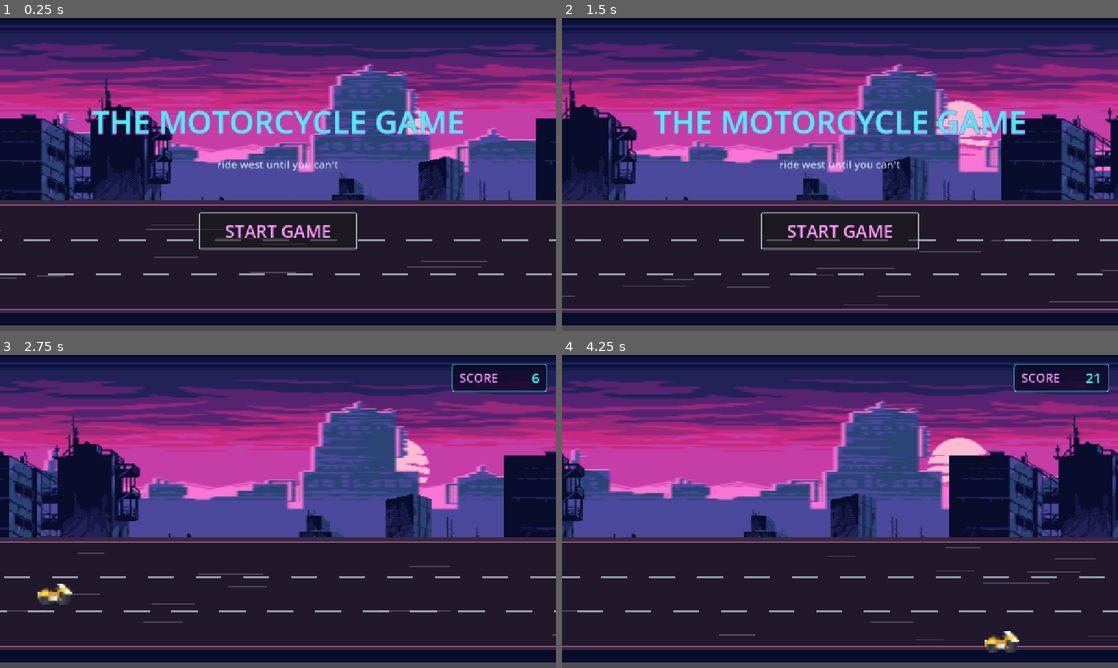
Above: before the commit, frames 1-4 (two rows, left to right).
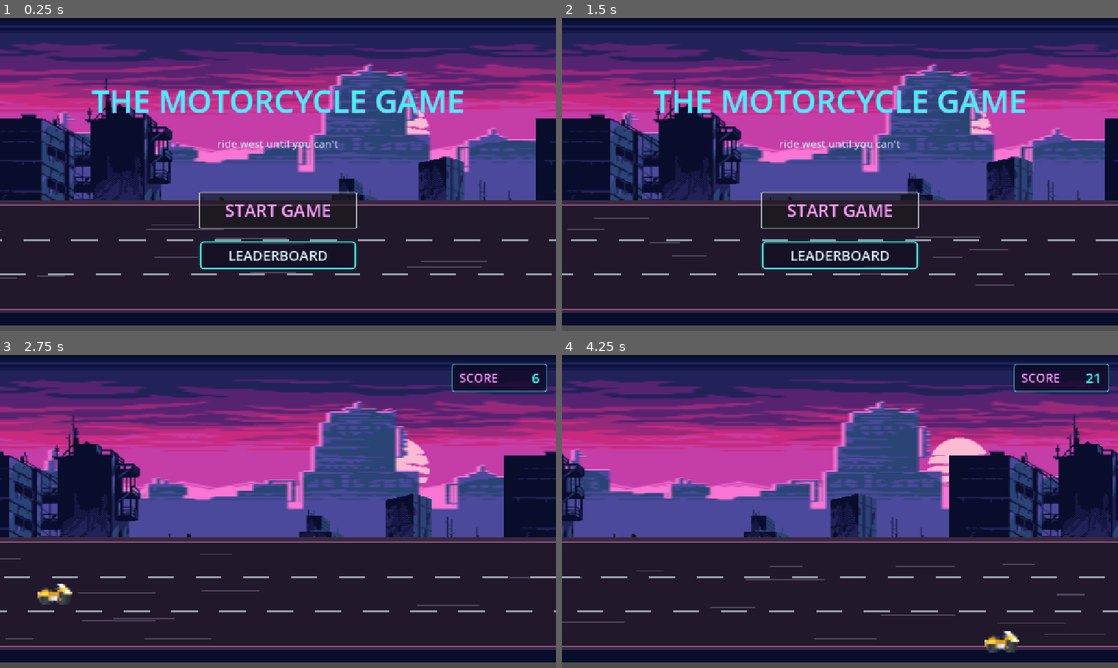
Above: after the commit, the same moments.

Repository: kcfraser54/TheMotorcycleGame
Game: Godot game, scene res://scenes/ui/MainMenu.tscn
The game is run twice, just before and just after one commit, with the same random seed, the same clock (stepped at 60 frames per second) and the same inputs.
Inputs (mouse positions are in pixels of both pictures, inside the frame that each line leads up to):
- Up to frame 1 (0.25 s): no input
- Up to frame 2 (1.5 s): click (840, 255) at 0.5 s, where only the run after the commit has a clickable "LEADERBOARD"; click (840, 296) at 1.25 s, where only the run after the commit has a clickable "BACK"
- Up to frame 3 (2.75 s): click "START GAME" at 2 s
- Up to frame 4 (4.25 s): move the mouse to (962, 495) at 2.77 s; hold D (accelerate) 2.78-3.5 s; click (962, 495) at 2.92 s; drag from (728, 527) to (812, 574) at 3.52 s

The runs differ from the first frame. In frame 1, 8.2% of the frame differs, in the area x 16-84%, y 22-81%; in frame 2, 26%, in the area x 0-100%, y 7-92%; in frame 3, 0.7%; in frame 4, 0.8%.

Commit message:
Add local leaderboard

Diff:
--- a/project.godot
+++ b/project.godot
@@ -18,6 +18,7 @@
 [autoload]
 
 GameState="*res://scripts/autoloads/GameState.gd"
+LocalLeaderboard="*res://scripts/autoloads/LocalLeaderboard.gd"
 
 [display]
 
--- a/scenes/ui/GameOver.tscn
+++ b/scenes/ui/GameOver.tscn
@@ -1,13 +1,35 @@
-[gd_scene load_steps=3 format=3 uid="uid://cxxjbvekbos56"]
+[gd_scene load_steps=4 format=3 uid="uid://cxxjbvekbos56"]
 
 [ext_resource type="Script" uid="uid://ck2akxy27yno3" path="res://scripts/ui/GameOver.gd" id="1_script"]
-[ext_resource type="PackedScene" uid="uid://daevnrd062xl8" path="res://scenes/ui/MainMenu.tscn" id="2_menu"]
+
+[sub_resource type="StyleBoxFlat" id="StyleBoxFlat_btn"]
+bg_color = Color(0.06, 0.04, 0.12, 0.6)
+border_width_left = 3
+border_width_top = 3
+border_width_right = 3
+border_width_bottom = 3
+border_color = Color(0.2, 1, 0.95, 1)
+corner_radius_top_left = 8
+corner_radius_top_right = 8
+corner_radius_bottom_right = 8
+corner_radius_bottom_left = 8
+
+[sub_resource type="StyleBoxFlat" id="StyleBoxFlat_btn_hover"]
+bg_color = Color(0.12, 0.06, 0.18, 0.75)
+border_width_left = 3
+border_width_top = 3
+border_width_right = 3
+border_width_bottom = 3
+border_color = Color(1, 0.6, 1, 1)
+corner_radius_top_left = 8
+corner_radius_top_right = 8
+corner_radius_bottom_right = 8
+corner_radius_bottom_left = 8
 
 [node name="GameOver" type="CanvasLayer"]
 process_mode = 2
 layer = 10
 script = ExtResource("1_script")
-menu_scene = ExtResource("2_menu")
 
 [node name="Dim" type="ColorRect" parent="."]
 anchors_preset = 15
@@ -15,6 +37,7 @@
 anchor_bottom = 1.0
 grow_horizontal = 2
 grow_vertical = 2
+mouse_filter = 2
 color = Color(0, 0, 0, 0.65)
 
 [node name="Center" type="CenterContainer" parent="Dim"]
@@ -23,6 +46,7 @@
 anchor_bottom = 1.0
 grow_horizontal = 2
 grow_vertical = 2
+mouse_filter = 2
 
 [node name="VBox" type="VBoxContainer" parent="Dim/Center"]
 layout_mode = 2
@@ -76,7 +100,26 @@
 theme_override_colors/font_focus_color = Color(1, 0.6, 1, 1)
 theme_override_colors/font_pressed_color = Color(0.2, 1, 0.95, 1)
 theme_override_font_sizes/font_size = 36
+theme_override_styles/normal = SubResource("StyleBoxFlat_btn")
+theme_override_styles/hover = SubResource("StyleBoxFlat_btn_hover")
+theme_override_styles/pressed = SubResource("StyleBoxFlat_btn_hover")
+theme_override_styles/focus = SubResource("StyleBoxFlat_btn_hover")
 text = "RESTART"
+
+[node name="LeaderboardButton" type="Button" parent="Dim/Center/VBox/Buttons"]
+unique_name_in_owner = true
+custom_minimum_size = Vector2(280, 80)
+layout_mode = 2
+theme_override_colors/font_color = Color(0.85, 0.95, 1, 1)
+theme_override_colors/font_hover_color = Color(1, 0.6, 1, 1)
+theme_override_colors/font_focus_color = Color(1, 0.6, 1, 1)
+theme_override_colors/font_pressed_color = Color(0.2, 1, 0.95, 1)
+theme_override_font_sizes/font_size = 36
+theme_override_styles/normal = SubResource("StyleBoxFlat_btn")
+theme_override_styles/hover = SubResource("StyleBoxFlat_btn_hover")
+theme_override_styles/pressed = SubResource("StyleBoxFlat_btn_hover")
+theme_override_styles/focus = SubResource("StyleBoxFlat_btn_hover")
+text = "LEADERBOARD"
 
 [node name="MenuButton" type="Button" parent="Dim/Center/VBox/Buttons"]
 unique_name_in_owner = true
@@ -87,4 +130,8 @@
 theme_override_colors/font_focus_color = Color(1, 0.6, 1, 1)
 theme_override_colors/font_pressed_color = Color(0.2, 1, 0.95, 1)
 theme_override_font_sizes/font_size = 36
+theme_override_styles/normal = SubResource("StyleBoxFlat_btn")
+theme_override_styles/hover = SubResource("StyleBoxFlat_btn_hover")
+theme_override_styles/pressed = SubResource("StyleBoxFlat_btn_hover")
+theme_override_styles/focus = SubResource("StyleBoxFlat_btn_hover")
 text = "MAIN MENU"
--- a/scenes/ui/Leaderboard.tscn
+++ b/scenes/ui/Leaderboard.tscn
@@ -1,3 +1,74 @@
-[gd_scene format=3 uid="uid://khbxumtgf0aa"]
+[gd_scene load_steps=2 format=3 uid="uid://khbxumtgf0aa"]
 
-[node name="Leaderboard" type="CanvasLayer" unique_id=606154734]
+[ext_resource type="Script" uid="uid://b5xapts1glmcg" path="res://scripts/ui/Leaderboard.gd" id="1_script"]
+
+[node name="Leaderboard" type="CanvasLayer"]
+script = ExtResource("1_script")
+
+[node name="Background" type="ColorRect" parent="."]
+anchors_preset = 15
+anchor_right = 1.0
+anchor_bottom = 1.0
+grow_horizontal = 2
+grow_vertical = 2
+color = Color(0.04, 0.02, 0.08, 1)
+
+[node name="Center" type="CenterContainer" parent="Background"]
+anchors_preset = 15
+anchor_right = 1.0
+anchor_bottom = 1.0
+grow_horizontal = 2
+grow_vertical = 2
+
+[node name="VBox" type="VBoxContainer" parent="Background/Center"]
+layout_mode = 2
+theme_override_constants/separation = 32
+alignment = 1
+
+[node name="Title" type="Label" parent="Background/Center/VBox"]
+layout_mode = 2
+size_flags_horizontal = 4
+theme_override_colors/font_color = Color(0.2, 1, 0.95, 1)
+theme_override_colors/font_outline_color = Color(1, 0.2, 0.85, 1)
+theme_override_constants/outline_size = 6
+theme_override_font_sizes/font_size = 72
+text = "LEADERBOARD"
+horizontal_alignment = 1
+
+[node name="ScrollArea" type="ScrollContainer" parent="Background/Center/VBox"]
+custom_minimum_size = Vector2(640, 400)
+layout_mode = 2
+horizontal_scroll_mode = 0
+
+[node name="EntriesWrap" type="VBoxContainer" parent="Background/Center/VBox/ScrollArea"]
+layout_mode = 2
+size_flags_horizontal = 3
+size_flags_vertical = 3
+alignment = 1
+
+[node name="Entries" type="VBoxContainer" parent="Background/Center/VBox/ScrollArea/EntriesWrap"]
+unique_name_in_owner = true
+layout_mode = 2
+theme_override_constants/separation = 12
+alignment = 1
+
+[node name="EmptyLabel" type="Label" parent="Background/Center/VBox/ScrollArea/EntriesWrap"]
+unique_name_in_owner = true
+layout_mode = 2
+size_flags_horizontal = 4
+theme_override_colors/font_color = Color(0.85, 0.95, 1, 0.85)
+theme_override_font_sizes/font_size = 28
+text = "no scores yet — go ride!"
+horizontal_alignment = 1
+
+[node name="BackButton" type="Button" parent="Background/Center/VBox"]
+unique_name_in_owner = true
+custom_minimum_size = Vector2(280, 72)
+layout_mode = 2
+size_flags_horizontal = 4
+theme_override_colors/font_color = Color(0.85, 0.95, 1, 1)
+theme_override_colors/font_hover_color = Color(1, 0.6, 1, 1)
+theme_override_colors/font_focus_color = Color(1, 0.6, 1, 1)
+theme_override_colors/font_pressed_color = Color(0.2, 1, 0.95, 1)
+theme_override_font_sizes/font_size = 32
+text = "BACK"
--- a/scenes/ui/MainMenu.tscn
+++ b/scenes/ui/MainMenu.tscn
@@ -2,11 +2,33 @@
 
 [ext_resource type="Script" uid="uid://die7y1e228kle" path="res://scripts/ui/MainMenu.gd" id="1_script"]
 [ext_resource type="PackedScene" uid="uid://qdhg0u8b78sp" path="res://scenes/background/background.tscn" id="2_bg"]
-[ext_resource type="PackedScene" uid="uid://blmcnk64pkxq8" path="res://scenes/main/Main.tscn" id="3_game"]
+
+[sub_resource type="StyleBoxFlat" id="StyleBoxFlat_btn"]
+bg_color = Color(0.06, 0.04, 0.12, 0.6)
+border_width_left = 3
+border_width_top = 3
+border_width_right = 3
+border_width_bottom = 3
+border_color = Color(0.2, 1, 0.95, 1)
+corner_radius_top_left = 8
+corner_radius_top_right = 8
+corner_radius_bottom_right = 8
+corner_radius_bottom_left = 8
+
+[sub_resource type="StyleBoxFlat" id="StyleBoxFlat_btn_hover"]
+bg_color = Color(0.12, 0.06, 0.18, 0.75)
+border_width_left = 3
+border_width_top = 3
+border_width_right = 3
+border_width_bottom = 3
+border_color = Color(1, 0.6, 1, 1)
+corner_radius_top_left = 8
+corner_radius_top_right = 8
+corner_radius_bottom_right = 8
+corner_radius_bottom_left = 8
 
 [node name="MainMenu" type="Node"]
 script = ExtResource("1_script")
-game_scene = ExtResource("3_game")
 
 [node name="Camera2D" type="Camera2D" parent="."]
 
@@ -60,3 +82,19 @@
 theme_override_colors/font_pressed_color = Color(0.2, 1, 0.95, 1)
 theme_override_font_sizes/font_size = 40
 text = "START GAME"
+
+[node name="LeaderboardButton" type="Button" parent="UI/Center/VBox"]
+unique_name_in_owner = true
+custom_minimum_size = Vector2(360, 64)
+layout_mode = 2
+size_flags_horizontal = 4
+theme_override_colors/font_color = Color(0.85, 0.95, 1, 1)
+theme_override_colors/font_hover_color = Color(1, 0.6, 1, 1)
+theme_override_colors/font_focus_color = Color(1, 0.6, 1, 1)
+theme_override_colors/font_pressed_color = Color(0.2, 1, 0.95, 1)
+theme_override_font_sizes/font_size = 32
+theme_override_styles/normal = SubResource("StyleBoxFlat_btn")
+theme_override_styles/hover = SubResource("StyleBoxFlat_btn_hover")
+theme_override_styles/pressed = SubResource("StyleBoxFlat_btn_hover")
+theme_override_styles/focus = SubResource("StyleBoxFlat_btn_hover")
+text = "LEADERBOARD"
--- a/scripts/autoloads/GameState.gd
+++ b/scripts/autoloads/GameState.gd
@@ -52,6 +52,9 @@
 	_timer.stop()
 	if current_score > high_score:
 		high_score = current_score
+	# Persist the run to the local leaderboard before broadcasting game_over,
+	# so any listener (e.g. GameOver overlay) can read fresh top scores.
+	LocalLeaderboard.submit(current_score)
 	game_over.emit(current_score)
 
 func _on_tick() -> void:
--- /dev/null
+++ b/scripts/autoloads/LocalLeaderboard.gd
@@ -0,0 +1,105 @@
+extends Node
+
+## Local leaderboard singleton (autoload).
+##
+## Persists the top `max_entries` scores to `user://leaderboard.json` so they
+## survive across runs and reinstalls-of-the-same-user. No player names are
+## stored — each entry is just a score and an ISO 8601 UTC timestamp.
+##
+## Storage shape (versioned so we can migrate later without losing data):
+##   {
+##     "version": 1,
+##     "scores": [ { "score": 1234, "date": "2026-04-18T19:45:02" }, ... ]
+##   }
+##
+## Tweak `max_entries` in Project Settings → Autoload → LocalLeaderboard,
+## or edit the @export default below.
+
+signal leaderboard_changed
+
+const SAVE_PATH := "user://leaderboard.json"
+const SCHEMA_VERSION := 1
+
+@export var max_entries: int = 10
+
+var _entries: Array[Dictionary] = []
+## Index in `_entries` of the most recently submitted score, or -1 if none
+## this session (or if it didn't make the cut). Lets the UI highlight it.
+var last_submitted_index: int = -1
+
+
+func _ready() -> void:
+	process_mode = Node.PROCESS_MODE_ALWAYS
+	_load()
+
+
+## Add a score. Returns the index it landed at in the top list,
+## or -1 if it didn't qualify.
+func submit(score: int) -> int:
+	var entry := {
+		"score": score,
+		"date": Time.get_datetime_string_from_system(true),  # UTC, ISO 8601
+	}
+	_entries.append(entry)
+	# Sort descending by score; stable enough for our needs.
+	_entries.sort_custom(func(a, b): return int(a["score"]) > int(b["score"]))
+	if _entries.size() > max_entries:
+		_entries.resize(max_entries)
+	last_submitted_index = _entries.find(entry)
+	_save()
+	leaderboard_changed.emit()
+	return last_submitted_index
+
+
+## Returns a copy of the top entries (already sorted, capped to max_entries).
+func get_top() -> Array[Dictionary]:
+	return _entries.duplicate(true)
+
+
+func clear() -> void:
+	_entries.clear()
+	last_submitted_index = -1
+	_save()
+	leaderboard_changed.emit()
+
+
+func _load() -> void:
+	if not FileAccess.file_exists(SAVE_PATH):
+		return
+	var f := FileAccess.open(SAVE_PATH, FileAccess.READ)
+	if f == null:
+		push_warning("LocalLeaderboard: could not open %s for reading." % SAVE_PATH)
+		return
+	var text := f.get_as_text()
+	f.close()
+	var parsed: Variant = JSON.parse_string(text)
+	if typeof(parsed) != TYPE_DICTIONARY:
+		push_warning("LocalLeaderboard: save file malformed; ignoring.")
+		return
+	# Version check left intentionally permissive — future migrations land here.
+	var raw_scores: Variant = parsed.get("scores", [])
+	if typeof(raw_scores) != TYPE_ARRAY:
+		return
+	_entries.clear()
+	for item: Variant in raw_scores:
+		if typeof(item) != TYPE_DICTIONARY:
+			continue
+		_entries.append({
+			"score": int(item.get("score", 0)),
+			"date": String(item.get("date", "")),
+		})
+	if _entries.size() > max_entries:
+		_entries.resize(max_entries)
+
+
+func _save() -> void:
+	var f := FileAccess.open(SAVE_PATH, FileAccess.WRITE)
+	if f == null:
+		push_warning("LocalLeaderboard: could not open %s for writing." % SAVE_PATH)
+		return
+	var payload := {
+		"version": SCHEMA_VERSION,
+		"scores": _entries,
+	}
+	f.store_string(JSON.stringify(payload, "\t"))
+	f.close()
--- a/scripts/ui/GameOver.gd
+++ b/scripts/ui/GameOver.gd
@@ -8,18 +8,21 @@
 ## Process mode (PROCESS_MODE_WHEN_PAUSED) is set on the root node in
 ## the .tscn so it shows in the Inspector — not here.
 
-@export var menu_scene: PackedScene
+@export_file("*.tscn") var menu_scene_path: String = "res://scenes/ui/MainMenu.tscn"
+@export_file("*.tscn") var leaderboard_scene_path: String = "res://scenes/ui/Leaderboard.tscn"
 
 @onready var final_score_label: Label = %FinalScore
 @onready var high_score_label: Label = %HighScore
 @onready var restart_button: Button = %RestartButton
 @onready var menu_button: Button = %MenuButton
+@onready var leaderboard_button: Button = %LeaderboardButton
 
 
 func _ready() -> void:
 	visible = false
 	restart_button.pressed.connect(_on_restart_pressed)
 	menu_button.pressed.connect(_on_menu_pressed)
+	leaderboard_button.pressed.connect(_on_leaderboard_pressed)
 	GameState.game_over.connect(_on_game_over)
 
 
@@ -37,8 +40,19 @@
 
 
 func _on_menu_pressed() -> void:
+	_go_to(menu_scene_path, "menu_scene_path")
+
+
+func _on_leaderboard_pressed() -> void:
+	_go_to(leaderboard_scene_path, "leaderboard_scene_path")
+
+
+## Validate the target first, THEN unpause + change scene. If we unpaused
+## before validating and the target was bad, GameOver's WHEN_PAUSED process
+## mode would cut off input and soft-lock the overlay.
+func _go_to(path: String, field_name: String) -> void:
+	if path.is_empty():
+		push_error("GameOver: %s not assigned in Inspector." % field_name)
+		return
 	get_tree().paused = false
-	if not menu_scene:
-		push_error("GameOver: menu_scene PackedScene not assigned in Inspector.")
-		return
-	get_tree().change_scene_to_packed(menu_scene)
+	get_tree().change_scene_to_file(path)
--- a/scripts/ui/Leaderboard.gd
+++ b/scripts/ui/Leaderboard.gd
@@ -1,5 +1,119 @@
 extends CanvasLayer
 
-## Leaderboard UI (planned).
-## TODO: persist GameState.high_score to user://leaderboard.json with a name input.
-## TODO: display top N scores in a sorted list. Scene currently empty.
+## Leaderboard screen. Reads from the LocalLeaderboard autoload and renders
+## one row per entry. Always returns to the main menu via `return_scene_path`
+## (assigned in the Inspector), regardless of where the user came from.
+##
+## NOTE: stored as a path (not a PackedScene export) on purpose — MainMenu
+## already holds a PackedScene reference to this scene, and a circular
+## ext_resource pair causes one side to load as null at runtime.
+
+@export_file("*.tscn") var return_scene_path: String = "res://scenes/ui/MainMenu.tscn"
+
+# Color the most-recently submitted score (if it's in the top list) so the
+# player can spot their fresh run instantly.
+const HIGHLIGHT_COLOR := Color(1, 0.6, 1, 1)        # neon pink
+const NORMAL_COLOR := Color(0.85, 0.95, 1, 1)       # pale cyan
+const RANK_COLOR := Color(0.2, 1, 0.95, 1)          # cyan
+
+@onready var entries_container: VBoxContainer = %Entries
+@onready var empty_label: Label = %EmptyLabel
+@onready var back_button: Button = %BackButton
+
+
+func _ready() -> void:
+	# This screen can be reached from a paused GameOver overlay; make sure
+	# we're not still paused once we land here.
+	get_tree().paused = false
+	back_button.pressed.connect(_on_back_pressed)
+	back_button.grab_focus()
+	_populate()
+
+
+func _populate() -> void:
+	for child in entries_container.get_children():
+		child.queue_free()
+
+	var entries := LocalLeaderboard.get_top()
+	if entries.is_empty():
+		empty_label.visible = true
+		entries_container.visible = false
+		return
+
+	empty_label.visible = false
+	entries_container.visible = true
+
+	var highlight := LocalLeaderboard.last_submitted_index
+	for i in entries.size():
+		var entry: Dictionary = entries[i]
+		if i > 0:
+			entries_container.add_child(_build_separator())
+		entries_container.add_child(_build_row(i + 1, entry, i == highlight))
+
+
+# Column widths tuned so the three fields line up cleanly at any entry count.
+const RANK_COL_WIDTH := 120
+const SCORE_COL_WIDTH := 220
+const DATE_COL_WIDTH := 240
+const ROW_SEPARATION := 24
+
+
+func _build_row(rank: int, entry: Dictionary, highlight: bool) -> HBoxContainer:
+	var row := HBoxContainer.new()
+	row.add_theme_constant_override("separation", ROW_SEPARATION)
+	row.alignment = BoxContainer.ALIGNMENT_CENTER
+
+	var color := HIGHLIGHT_COLOR if highlight else NORMAL_COLOR
+
+	var rank_label := Label.new()
+	rank_label.text = "%d." % rank
+	rank_label.add_theme_color_override("font_color", HIGHLIGHT_COLOR if highlight else RANK_COLOR)
+	rank_label.add_theme_font_size_override("font_size", 32)
+	rank_label.custom_minimum_size = Vector2(RANK_COL_WIDTH, 0)
+	rank_label.horizontal_alignment = HORIZONTAL_ALIGNMENT_CENTER
+	row.add_child(rank_label)
+
+	var score_label := Label.new()
+	score_label.text = "%d" % int(entry.get("score", 0))
+	score_label.add_theme_color_override("font_color", color)
+	score_label.add_theme_font_size_override("font_size", 32)
+	score_label.custom_minimum_size = Vector2(SCORE_COL_WIDTH, 0)
+	score_label.horizontal_alignment = HORIZONTAL_ALIGNMENT_CENTER
+	row.add_child(score_label)
+
+	var date_label := Label.new()
+	date_label.text = _format_date(String(entry.get("date", "")))
+	date_label.add_theme_color_override("font_color", color)
+	date_label.add_theme_font_size_override("font_size", 24)
+	date_label.custom_minimum_size = Vector2(DATE_COL_WIDTH, 0)
+	date_label.horizontal_alignment = HORIZONTAL_ALIGNMENT_CENTER
+	row.add_child(date_label)
+
+	return row
+
+
+func _build_separator() -> HSeparator:
+	var sep := HSeparator.new()
+	# Give the line a subtle neon tint so it reads as intentional.
+	var style := StyleBoxFlat.new()
+	style.bg_color = Color(0.2, 1, 0.95, 0.35)
+	style.content_margin_top = 1
+	style.content_margin_bottom = 1
+	sep.add_theme_stylebox_override("separator", style)
+	return sep
+
+
+## Convert a stored ISO 8601 timestamp (e.g. "2026-04-18T19:45:02") into a
+## short display string ("2026-04-18"). Falls back to whatever was stored
+## if it doesn't look parseable.
+func _format_date(iso: String) -> String:
+	if iso.length() >= 10 and iso[4] == "-" and iso[7] == "-":
+		return iso.substr(0, 10)
+	return iso
+
+
+func _on_back_pressed() -> void:
+	if return_scene_path.is_empty():
+		push_error("Leaderboard: return_scene_path not assigned in Inspector.")
+		return
+	get_tree().change_scene_to_file(return_scene_path)
--- a/scripts/ui/MainMenu.gd
+++ b/scripts/ui/MainMenu.gd
@@ -4,20 +4,30 @@
 ## Background renders correctly (it expects Node2D coordinates centered
 ## on the camera). The actual UI sits inside a CanvasLayer child.
 
-@export var game_scene: PackedScene
+@export_file("*.tscn") var game_scene_path: String = "res://scenes/main/Main.tscn"
+@export_file("*.tscn") var leaderboard_scene_path: String = "res://scenes/ui/Leaderboard.tscn"
 
 @onready var start_button: Button = %StartButton
+@onready var leaderboard_button: Button = %LeaderboardButton
 
 
 func _ready() -> void:
 	start_button.pressed.connect(_on_start_pressed)
+	leaderboard_button.pressed.connect(_on_leaderboard_pressed)
 	start_button.grab_focus()
 	# Make sure the world isn't paused if we returned here from GameOver.
 	get_tree().paused = false
 
 
 func _on_start_pressed() -> void:
-	if not game_scene:
-		push_error("MainMenu: game_scene PackedScene not assigned in Inspector.")
+	if game_scene_path.is_empty():
+		push_error("MainMenu: game_scene_path not assigned in Inspector.")
 		return
-	get_tree().change_scene_to_packed(game_scene)
+	get_tree().change_scene_to_file(game_scene_path)
+
+
+func _on_leaderboard_pressed() -> void:
+	if leaderboard_scene_path.is_empty():
+		push_error("MainMenu: leaderboard_scene_path not assigned in Inspector.")
+		return
+	get_tree().change_scene_to_file(leaderboard_scene_path)
Not shown, added: scripts/autoloads/LocalLeaderboard.gd.uid
